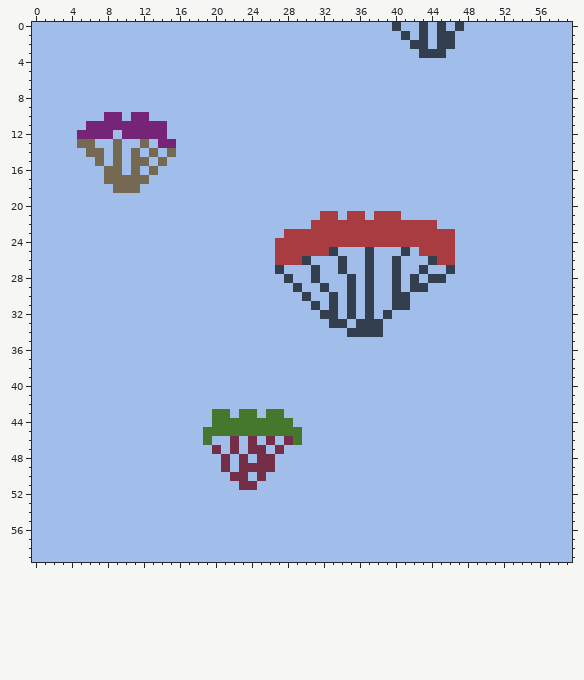
A pixel-art sprite gets an edit: demo/sarah/resources/images/skydiving.png. This is how it looked before the edit.
The file is 60x60 pixels. Colours within 5 levels of each other are drawn and written as one.
Once edited:
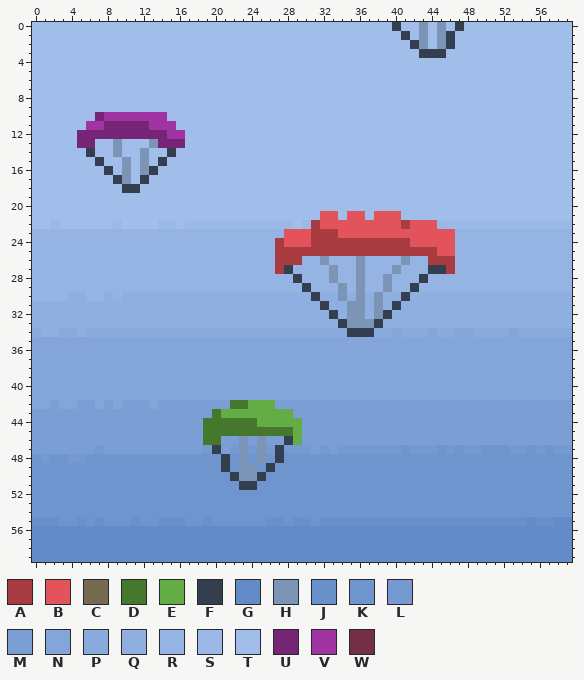
Palette (. is transparent): A #a93c41  B #e3535b  C #766951  D #45772d  E #64ac45  F #333e4f  G #638bc7  H #7c95b7  J #6990cb  K #6f95ce  L #759ad1  M #7b9fd5  N #83a5d9  P #89aadc  Q #8fafe0  R #95b4e3  S #9bb9e7  T #a1beea  U #752476  V #a134a3  W #742e47
From old to new:
Changed rows in their new state; - is an unchanged pixel.
first column x 43:
 0 H-H
 1 H-H
 2 H-H
first column x 0:
10 -------UVVVVVVV---------------------------------------------
11 ------VV-----VVV--------------------------------------------
12 ---------U-----VV-------------------------------------------
13 -----UU--H--TH--U-------------------------------------------
14 ------FT-H-THT-F--------------------------------------------
15 -------F-THTH-F---------------------------------------------
16 --------FTHTHF----------------------------------------------
17 --------TFHTF-----------------------------------------------
18 ---------TFF------------------------------------------------
21 --------------------------------BB-BB-BBB-------------------
22 --S------S----SS-SSSSSSSSSSSS-S-BBBBBBBBB-BBBSSSSSSSSSSSSSSS
23 RRRRRRRRRRRRRRRRRRRRRRRRRRRRBBB---BBBBBBBBBBBBBRRRRRRRRRRRRR
24 RRRRRRRRRRRRRRRRRRRRRRRRRRR-BBB-----------BBBBBRRRRRRRRRRRRR
25 RRRRRRRRRRRRRRRRRRRRRRRRRRR------AAAAAAAAAA--BBRRRRRRRRRRRRR
26 RRRRRRRRRRRRRRRRRRRRRRRRRRR---RRHRRRHRRRRHRRA--RRRRRRRRRRRRR
27 RRRRRRRRRRRRRRRRRRRRRRRRRRRAFRRRRHRRHRRRHRRRFFARRRRRRRRRRRRR
28 RRRRRRRRRRRRRRRRRRRRRRRRRRRRRFRRRHRRHRRHRRRFRRRRRRRRRRRRRRRR
29 RRRRRRRRRRRRRRRRRRRRRRRRRRRRRRFRRRHRHRRHRR-RRRRRRRRRRRRRRRRR
30 RRRRQQRRQRQQQQQQQQQQQQQQQQQQQQQFQQHQHQHQQ-QQQQQQQQQQQQQQQQQQ
31 QQQQQQQQQQQQQQQQQQQQQQQQQQQQQQQQFQQHHQHQ-QQQQQQQQQQQQQQQQQQQ
32 QQQQQQQQQQQQQQQQQQQQQQQQQQQQQQQQQ-QHHQH-QQQQQQQQQQQQQQQQQQQQ
33 QQQQQQQQQQQQQQQQQQQQQQQQQQQQQQQQQQ-HHH-QQQQQQQQQQQQQQQQQQQQQ
34 PQQPPQPPPPPPPPPPPPPPPPPPPPPPPPPPPPP---PPNPPPNPPNNPPPPNPPPPPP
35 NNNNNNNNNNNNNNNNNNNNNNNNNNNNNNNNNNNNNNNNNNNNNNNNNNNNNNNNNNNN
36 NNNNNNNNNNNNNNNNNNNNNNNNNNNNNNNNNNNNNNNNNNNNNNNNNNNNNNNNNNNN
37 NNNNNNNNNNNNNNNNNNNNNNNNNNNNNNNNNNNNNNNNNNNNNNNNNNNNNNNNNNNN
38 NNNNNNNNNNNNNNNNNNNNNNNNNNNNNNNNNNNNNNNNNNNNNNNNNNNNNNNNNNNN
39 NNNNNNNNNNNNNNNNNNNNNNNNNNNNNNNNNNNNNNNNNNNNNNNNNNNNNNNNNNNN
40 NNNNNNNNNNNNNNNNNNNNNNNNNNNNNNNNNNNNNNNNNNNNNNNNNNNNNNNNNNNN
41 NNNNNNNNNNNNNNNNNNNNNNNNNNNNNNNNNNNNNNNNNNNNNNNNNNNNNNNNNNNN
42 NNMNNMMNMNMMMNMMMMMMMMDDEEEMMMMMMMMMMMMMMMMMMMMMMMMMMMMMMMMM
43 MMMMMMMMMMMMMMMMMMMM-EEEEEEEEMMMMMMMMMMMMMMMMMMMMMMMMMMMMMMM
44 MMMMMMMMMMMMMMMMMMMD-----EEEEEMMMMMMMMMMMMMMMMMMMMMMMMMMMMMM
45 MMMMMMMMMMMMMMMMMMM----------EMMMMMMMMMMMMMMMMMMMMMMMMMMMMMM
46 MMMMMMMMMMMMMMMMMMM-DMMHMHMMFEMMMMMMMMMMMMMMMMMMMMMMMMMMMMMM
47 MMMMMMMLMMMMMMMMMMMLFMLHLHLFLLLMLMLLLLLLLKLLLKLKLLKKKLLKLKLL
48 KLKKLLKKKKKKKKKKKKKKKFKHKHKFKKKKKKKKKKKKKKKKKKKKKKKKKKKKKKKK
49 KKKKKKKKKKKKKKKKKKKKKFKHHKFKKKKKKKKKKKKKKKKKKKKKKKKKKKKKKKKK
50 KKKKKKKKKKKKKKKKKKKKKKFHHFKKKKKKKKKKKKKKKKKKKKKKKKKKKKKKKKKK
51 KKKKKKKKKKKKKKKKKKKKKKKFFKKKKKKKKKKKKKKKKKKKKKKKKKKKKKKKKKKK
52 KKKKKKKKKKKKKKKKKKKKKKKKKKKKKKKKKKKKKKKKKKKKKKKKKKKKKKKKKKKK
53 KKKKKKKKKKKKKKKKKKKKKKKKKKKKKKKKKKKKKKKKKKKKKKKKKKKKKKKKKKKK
54 KKKKKKKKKKKKKKKKKKKKKKKKKKKKKKKKKKKKKKKKKKKKKKKKKKKKKKKKKKKK
55 JJJKKJKJKKKJKKJJJKKJKKKKKKJJKJJKJJJJJJJJJJJJJJJJJJJJJJJGJJGG
56 GGGGGGGGGGGGGGGGGGGGGGGGGGGGGGGGGGGGGGGGGGGGGGGGGGGGGGGGGGGG
57 GGGGGGGGGGGGGGGGGGGGGGGGGGGGGGGGGGGGGGGGGGGGGGGGGGGGGGGGGGGG
58 GGGGGGGGGGGGGGGGGGGGGGGGGGGGGGGGGGGGGGGGGGGGGGGGGGGGGGGGGGGG
59 GGGGGGGGGGGGGGGGGGGGGGGGGGGGGGGGGGGGGGGGGGGGGGGGGGGGGGGGGGGG
Boxes around the changes in both pictures, in picture pixels (x1, y1, x2, y2):
changed: (419, 22, 446, 49)
changed: (32, 112, 572, 562)
